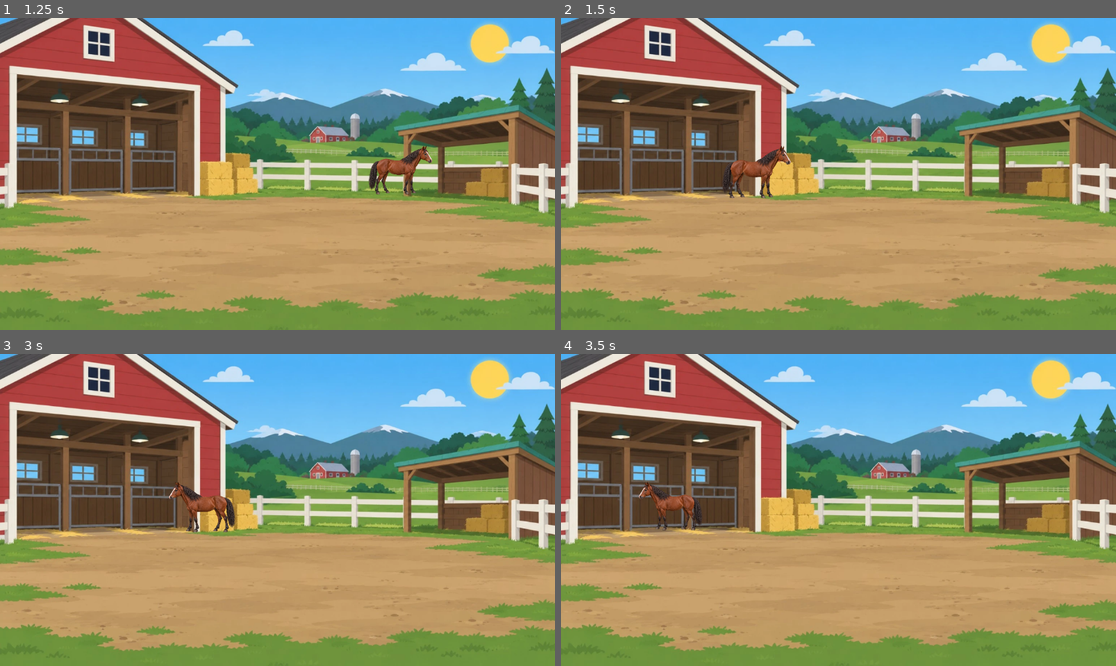
Above: before the commit, frames 1-4 (two rows, left to right).
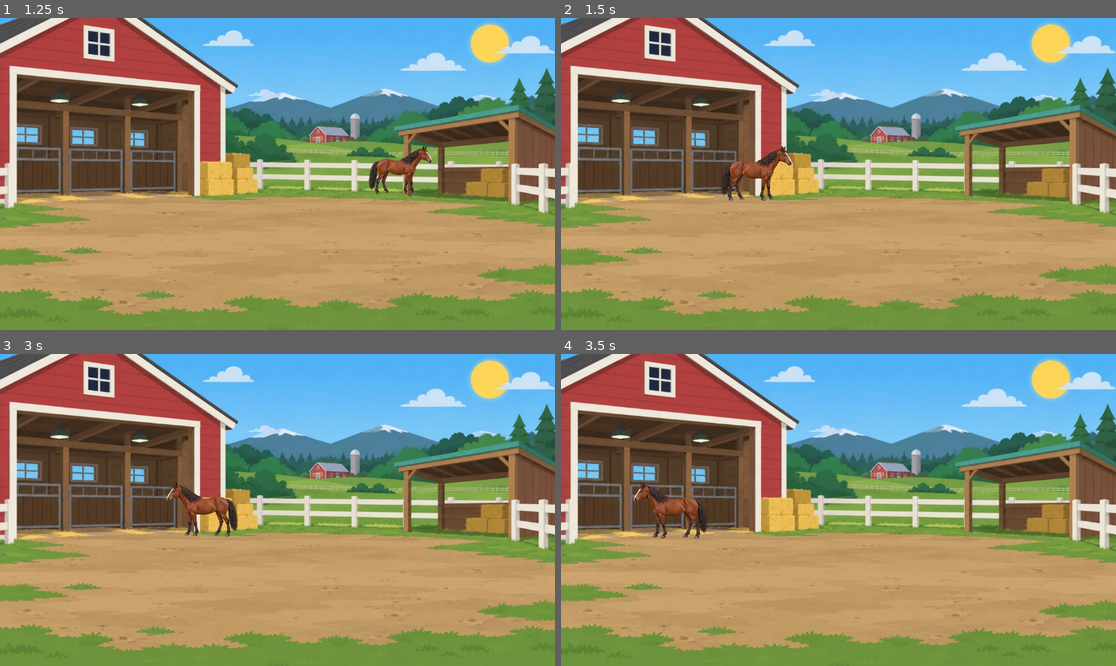
Above: after the commit, the same moments.

Repository: marceldubrig-hash/Pferd-und-Steve
Game: Godot game, scene res://scenes/main.tscn
The game is run twice, just before and just after one commit, with the same random seed, the same clock (stepped at 60 frames per second) and the same inputs.
Inputs (mouse positions are in pixels of both pictures, inside the frame that each line leads up to):
- Up to frame 1 (1.25 s): tap Enter at 0.5 s; move the mouse to (399, 158) at 0.52 s; click (399, 158) at 0.67 s
- Up to frame 2 (1.5 s): tap Space at 1.25 s; drag from (727, 189) to (810, 236) at 1.27 s
- Up to frame 3 (3 s): tap Enter at 2 s; move the mouse to (333, 441) at 2.02 s; click (333, 441) at 2.17 s; tap Space at 2.75 s; drag from (249, 572) to (111, 463) at 2.77 s
- Up to frame 4 (3.5 s): no input

Frame 1 is identical in both runs. In frame 2, 0.4% of the frame differs, in the area x 28-42%, y 40-59%; in frame 3, 0.6%; in frame 4, 0.7%, in the area x 13-27%, y 40-60%.

Commit message:
Add obstacle-aware physical ground boundary

Diff:
--- a/scripts/main.gd
+++ b/scripts/main.gd
@@ -27,6 +27,24 @@
 # if the runtime source is resized. Original canonical source: 1448 x 1086.
 const HORSE_VISIBLE_HEIGHT_TEXTURE_RATIO := 1039.0 / 1086.0
 const HORSE_FOOT_ANCHOR_TEXTURE_RATIO := 1055.0 / 1086.0
+
+# Calibrated obstacle-aware rear ground edge.
+# The user's selected 1536x1384 screenshots show:
+# - open rear yard: hoof line about y=781px ~= 0.565h
+# - hay-bale / right-shelter limits: hoof line about y=809px ~= 0.585h
+# Near the extreme sides the boundary comes slightly farther forward so the
+# horse walks in front of the barn/shelter instead of visually standing on them.
+const LEFT_OUTER_GROUND_Y_RATIO := 0.600
+const LEFT_OBSTACLE_GROUND_Y_RATIO := 0.585
+const RIGHT_OBSTACLE_GROUND_Y_RATIO := 0.585
+const RIGHT_OUTER_GROUND_Y_RATIO := 0.600
+
+const LEFT_OUTER_X_RATIO := 0.00
+const LEFT_OBSTACLE_X_RATIO := 0.36
+const LEFT_OPEN_X_RATIO := 0.43
+const RIGHT_OPEN_X_RATIO := 0.80
+const RIGHT_OBSTACLE_X_RATIO := 0.87
+const RIGHT_OUTER_X_RATIO := 1.00
 
 @onready var background: Sprite2D = $Background
 @onready var horse_root: Node2D = $HorseRoot
@@ -127,11 +145,17 @@
 	var clamped_y := clampf(new_position.y, min_y, max_y)
 
 	horse_x_ratio = clamped_x / size.x
-	horse_depth_t = clampf(
+
+	var requested_depth_t := clampf(
 		inverse_lerp(min_y, max_y, clamped_y),
 		0.0,
 		1.0
 	)
+	var obstacle_min_depth_t := _minimum_depth_t_for_x(horse_x_ratio)
+
+	# If the user drags "through" the hay stack or the right shelter, project
+	# the horse to the nearest legal ground point in front of that obstacle.
+	horse_depth_t = maxf(requested_depth_t, obstacle_min_depth_t)
 	_apply_perspective()
 
 
@@ -158,10 +182,87 @@
 	_apply_perspective()
 
 
+func _minimum_projected_foot_y_ratio_for_x(x_ratio: float) -> float:
+	var x := clampf(x_ratio, 0.0, 1.0)
+
+	if x <= LEFT_OBSTACLE_X_RATIO:
+		var outer_t := inverse_lerp(
+			LEFT_OUTER_X_RATIO,
+			LEFT_OBSTACLE_X_RATIO,
+			x
+		)
+		return lerpf(
+			LEFT_OUTER_GROUND_Y_RATIO,
+			LEFT_OBSTACLE_GROUND_Y_RATIO,
+			smoothstep(0.0, 1.0, outer_t)
+		)
+
+	if x < LEFT_OPEN_X_RATIO:
+		var open_t := inverse_lerp(
+			LEFT_OBSTACLE_X_RATIO,
+			LEFT_OPEN_X_RATIO,
+			x
+		)
+		return lerpf(
+			LEFT_OBSTACLE_GROUND_Y_RATIO,
+			GROUND_BACK_TOUCH_Y_RATIO,
+			smoothstep(0.0, 1.0, open_t)
+		)
+
+	if x <= RIGHT_OPEN_X_RATIO:
+		return GROUND_BACK_TOUCH_Y_RATIO
+
+	if x < RIGHT_OBSTACLE_X_RATIO:
+		var obstacle_t := inverse_lerp(
+			RIGHT_OPEN_X_RATIO,
+			RIGHT_OBSTACLE_X_RATIO,
+			x
+		)
+		return lerpf(
+			GROUND_BACK_TOUCH_Y_RATIO,
+			RIGHT_OBSTACLE_GROUND_Y_RATIO,
+			smoothstep(0.0, 1.0, obstacle_t)
+		)
+
+	var outer_t := inverse_lerp(
+		RIGHT_OBSTACLE_X_RATIO,
+		RIGHT_OUTER_X_RATIO,
+		x
+	)
+	return lerpf(
+		RIGHT_OBSTACLE_GROUND_Y_RATIO,
+		RIGHT_OUTER_GROUND_Y_RATIO,
+		smoothstep(0.0, 1.0, outer_t)
+	)
+
+
+func _minimum_depth_t_for_x(x_ratio: float) -> float:
+	var minimum_foot_y_ratio := _minimum_projected_foot_y_ratio_for_x(x_ratio)
+	var far_delta := FAR_PROJECTED_FOOT_Y_RATIO - PERSPECTIVE_HORIZON_Y_RATIO
+	var requested_delta := minimum_foot_y_ratio - PERSPECTIVE_HORIZON_Y_RATIO
+
+	if far_delta <= 0.0 or requested_delta <= far_delta:
+		return 0.0
+
+	var inverse_depth_gain := requested_delta / far_delta
+	var distance_m := FAR_DISTANCE_M / inverse_depth_gain
+	return clampf(
+		(FAR_DISTANCE_M - distance_m) / (FAR_DISTANCE_M - NEAR_DISTANCE_M),
+		0.0,
+		1.0
+	)
+
+
 func _apply_perspective() -> void:
 	var size := get_viewport_rect().size
 	if size.x <= 0.0 or size.y <= 0.0:
 		return
+
+	# Keep an already-stored position legal after a resize/fold-state change too.
+	horse_depth_t = maxf(
+		horse_depth_t,
+		_minimum_depth_t_for_x(horse_x_ratio)
+	)
 
 	# Move linearly in world depth, not linearly in sprite scale.
 	# Perspective itself then naturally grows non-linearly as Z approaches camera.
